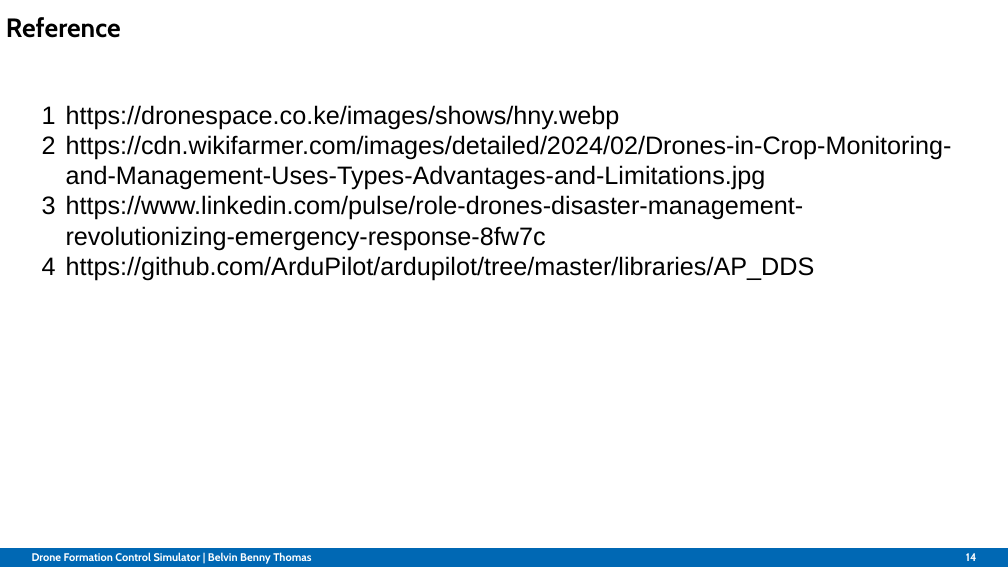
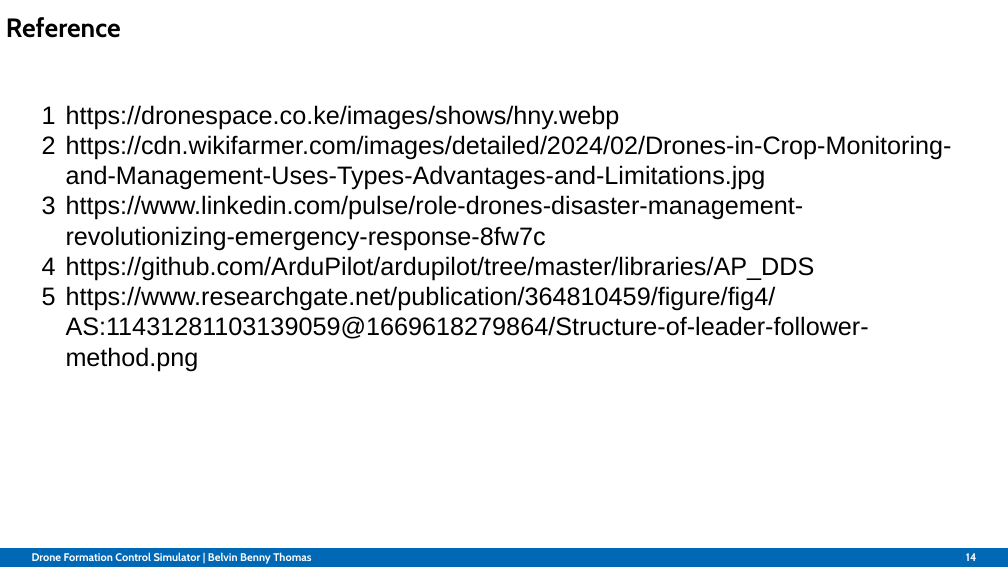
Before and after one commit to Belvin7/Drone_Project_personal-, a slide deck: slide 14 of AMS_Intermediate_Presentation.odp. Drawn at 1008x567 pixels with LibreOffice and Linux fonts; fonts in the diff are those of the drawing; background and template pictures are left out. Boxes give left, top, right and bottom in pixels: in the first picture for what was removed or moved away, otherwise in the second. Text is boxed around its words. In the diff, an @@ line names an element or a change of style, - is before the commit and + after.

```diff
--- a/AMS_Intermediate_Presentation.odp
+++ b/AMS_Intermediate_Presentation.odp
@@ text at [66, 286, 869, 371]: paragraph added @@
+5 https://www.researchgate.net/publication/364810459/figure/fig4/AS:11431281103139059@1669618279864/Structure-of-leader-follower-method.png
```
Also in this commit, not shown: 1 other slide changed.
